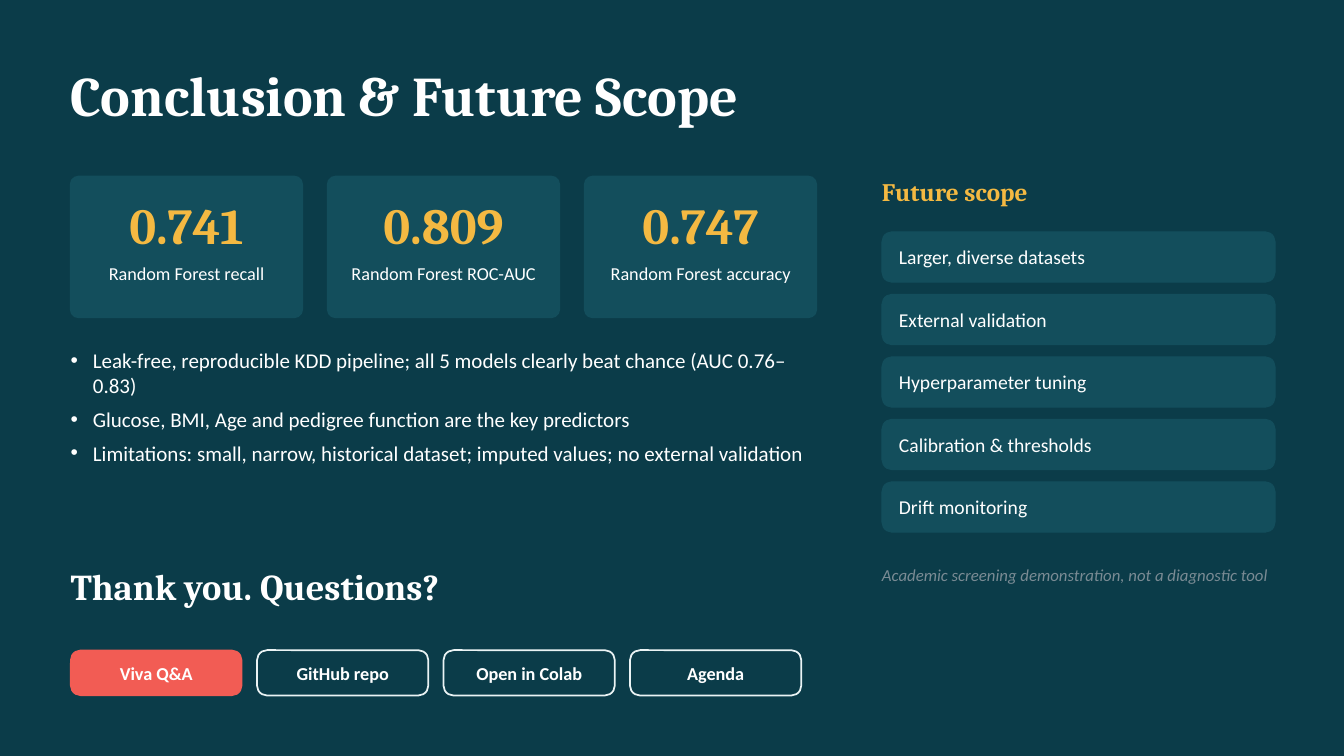
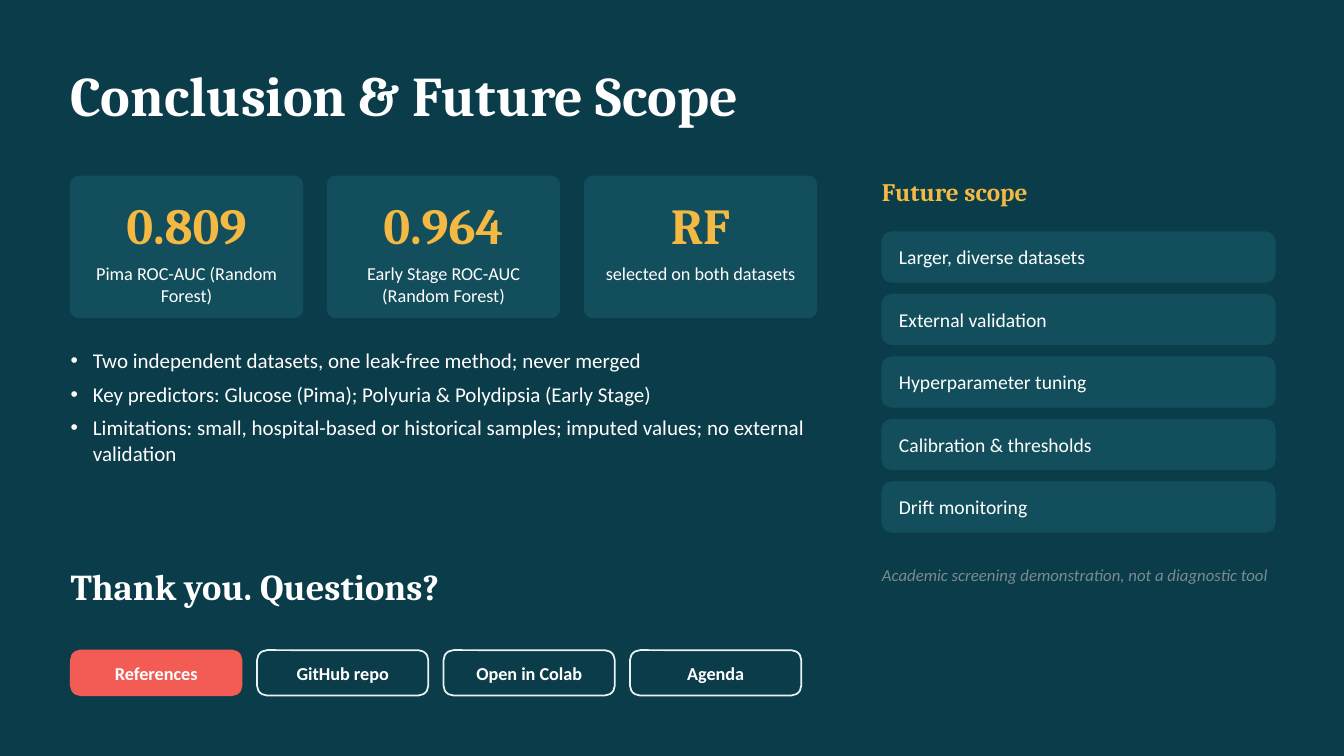
Before and after one commit to hardikjain2005/-Predictive-Analytics-CA-3-Diabetes-Onset-Prediction-Using-Machine-Learning, a slide deck: slide 13 of Diabetes_Onset_Prediction_Presentation .pptx (slide 14 before the commit). Drawn at 1344x756 pixels with LibreOffice and Linux fonts; fonts in the diff are those of the drawing. Boxes give left, top, right and bottom in pixels: in the first picture for what was removed or moved away, otherwise in the second. Text is boxed around its words. In the diff, an @@ line names an element or a change of style, - is before the commit and + after.

```diff
--- a/Diabetes_Onset_Prediction_Presentation .pptx
+++ b/Diabetes_Onset_Prediction_Presentation .pptx
@@ text at [126,209,246,245]: text changed @@
-0.741
+0.809
@@ text at [383,209,503,245]: text changed @@
-0.809
+0.964
@@ text at [671,210,730,244]: text changed @@
-0.747
+RF
@@ text at [96,267,277,305]: text changed @@
-Random Forest recall
+Pima ROC-AUC (Random Forest)
@@ text at [367,267,521,305]: text changed @@
-Random Forest ROC-AUC
+Early Stage ROC-AUC (Random Forest)
@@ text at [606,267,795,280]: text changed @@
-Random Forest accuracy
+selected on both datasets
@@ text at [93,353,804,461]: text changed @@
-• Leak-free, reproducible KDD pipeline; all 5 models clearly beat chance (AUC 0.76–0.83)
-• Glucose, BMI, Age and pedigree function are the key predictors
-• Limitations: small, narrow, historical dataset; imputed values; no external validation
+• Two independent datasets, one leak-free method; never merged
+• Key predictors: Glucose (Pima); Polyuria & Polydipsia (Early Stage)
+• Limitations: small, hospital-based or historical samples; imputed values; no external validation
@@ text in rounded rectangle at [115,667,198,680]: text changed @@
-Viva Q&A
+References
```
Also in this commit, not shown: 11 other slides changed, 2 slides added, 10 slides removed, 2 other files.
